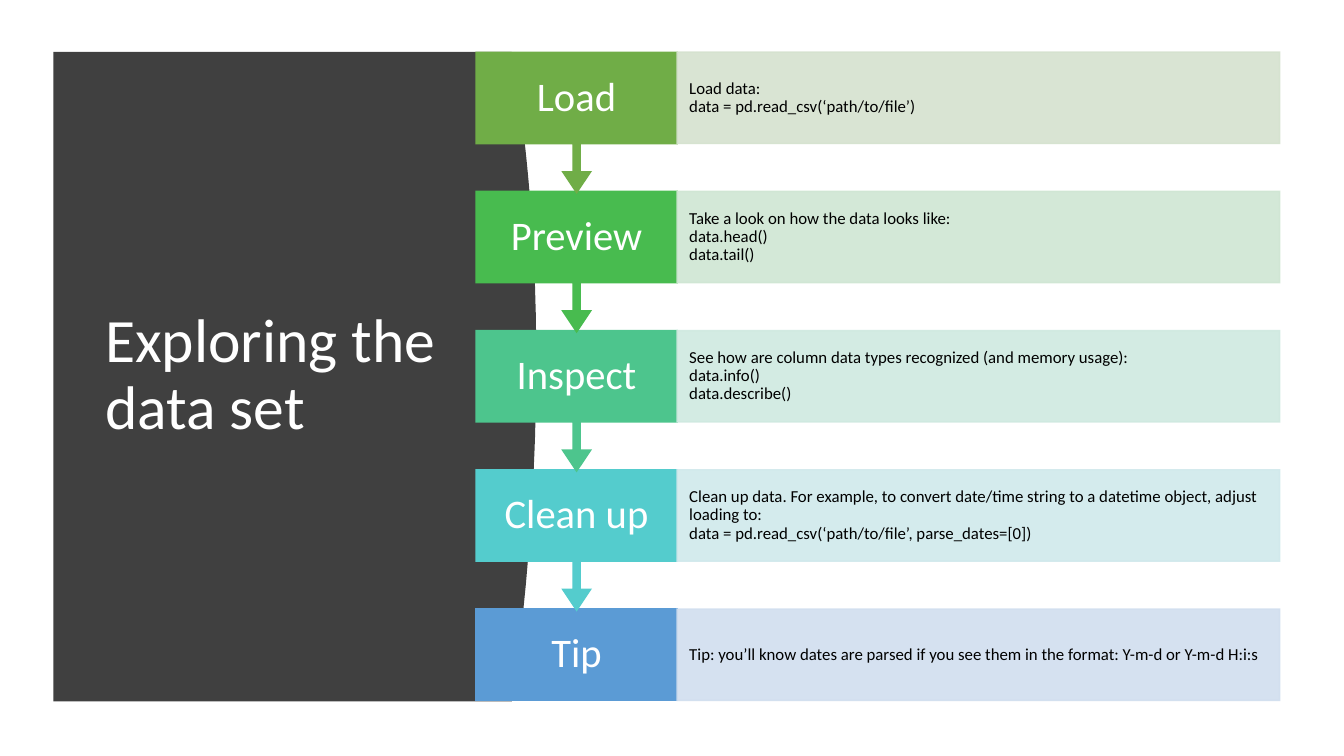
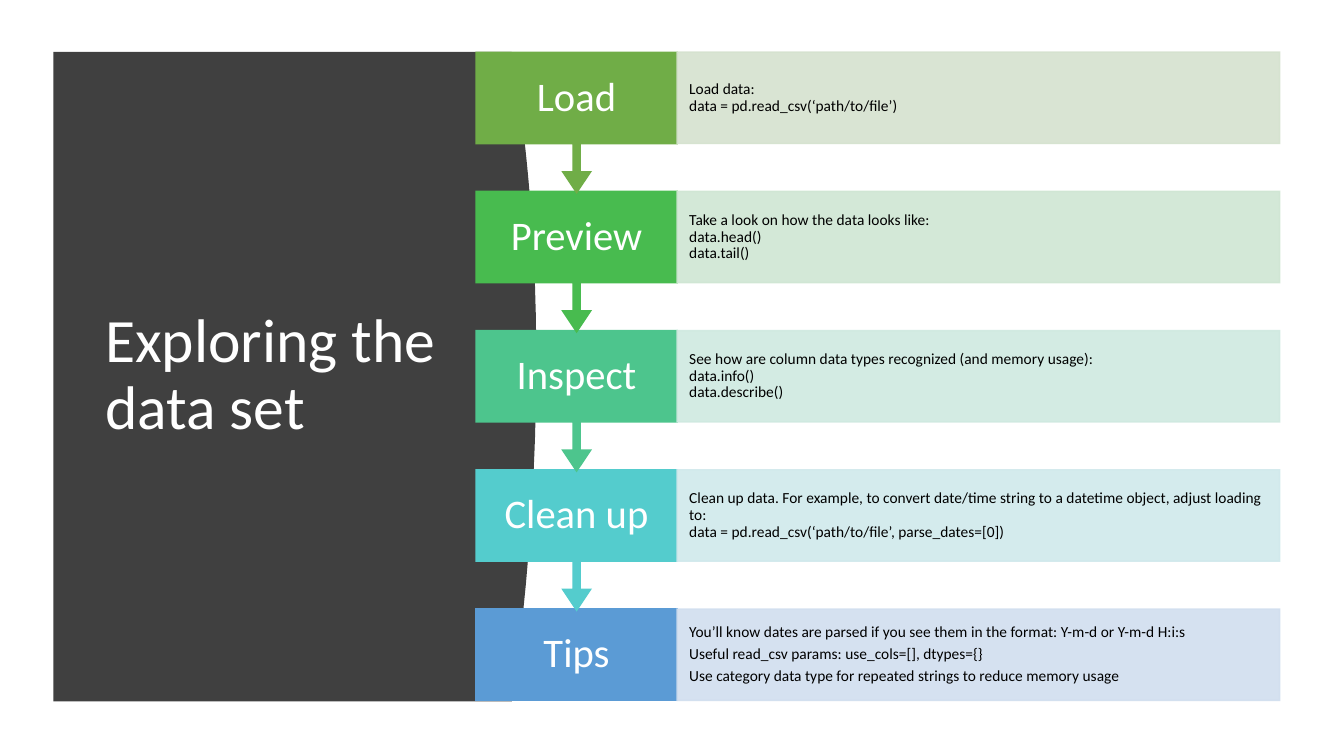
Before and after one commit to genedy2017/python-for-data-science-course, a slide deck: slide 27 of Python Data Science For Fun And Profit.pptx (slide 21 before the commit). Drawn at 1344x756 pixels with LibreOffice and Linux fonts; fonts in the diff are those of the drawing. Boxes give left, top, right and bottom in pixels: in the first picture for what was removed or moved away, otherwise in the second. Text is boxed around its words. In the diff, an @@ line names an element or a change of style, - is before the commit and + after.

```diff
--- a/Python Data Science For Fun And Profit.pptx
+++ b/Python Data Science For Fun And Profit.pptx
@@ size 12 to 11 pt in 4 elements at bbox=[689, 492, 1261, 540], bbox=[689, 353, 1093, 399], bbox=[689, 214, 929, 260], bbox=[689, 83, 898, 114] @@
@@ text at bbox=[689, 626, 1185, 684]: text changed; size 12 to 11 pt @@
-Tip: you’ll know dates are parsed if you see them in the format: Y-m-d or Y-m-d H:i:s
+You’ll know dates are parsed if you see them in the format: Y-m-d or Y-m-d H:i:s
+Useful read_csv params: use_cols=[], dtypes={}
+Use category data type for repeated strings to reduce memory usage
@@ text at bbox=[543, 639, 609, 674]: text changed @@
-Tip
+Tips
```
Also in this commit, not shown: 6 slides added, 2 other files.
